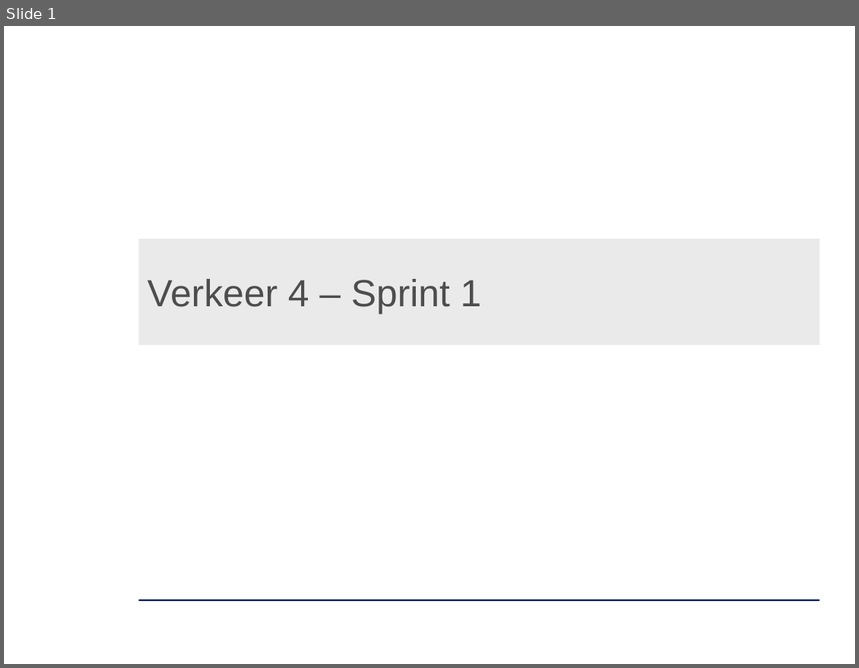
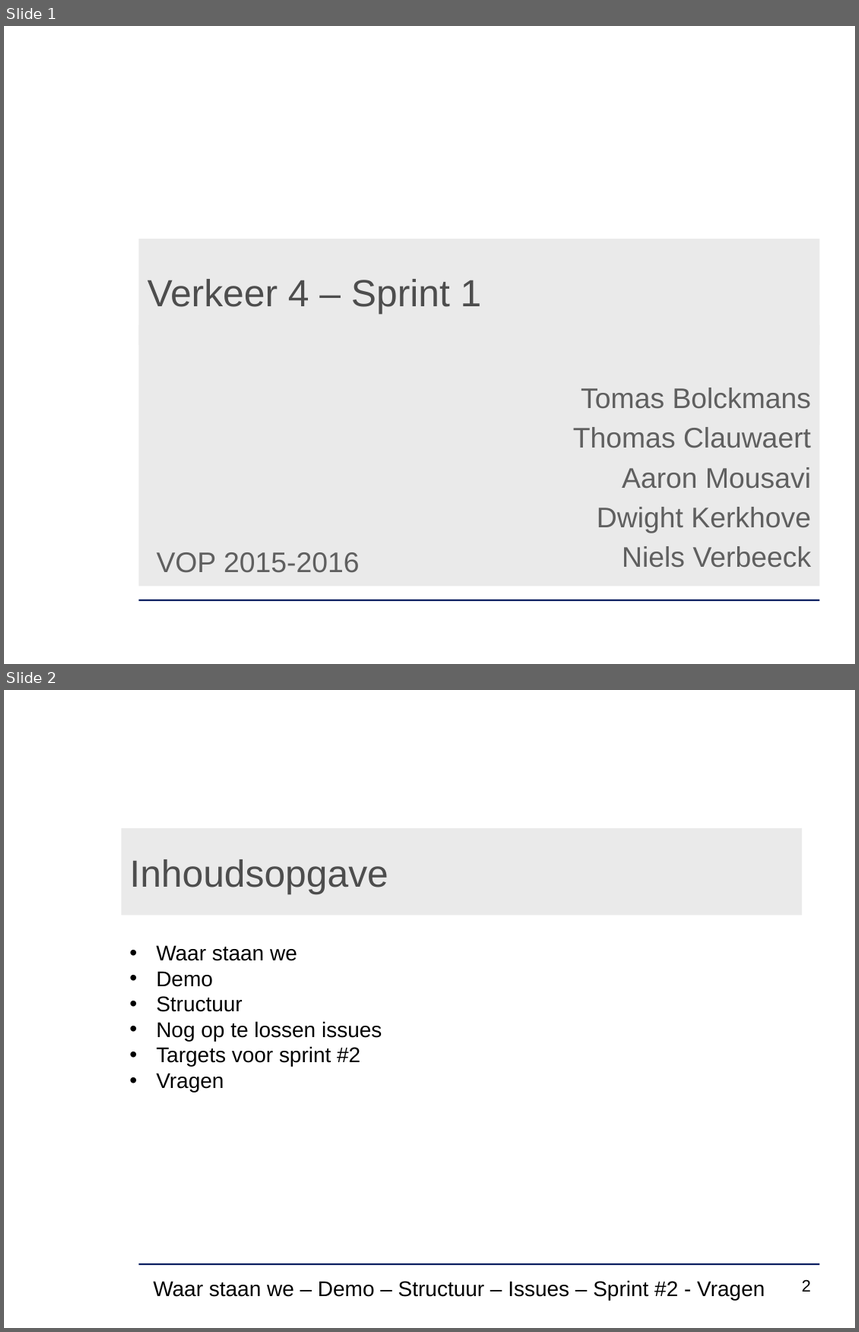
Before and after one commit to ghentlivinglab/Traffic-Travel-Time-Analyzer-4, a slide deck: Analyse/sprint1presentatie.pptx. Shown one above the other, each under a label of ours: slide 1 before the commit, slides 1 and 2 after it. The pictures are 859x668 and 859x1332 pixels, drawn with LibreOffice and Linux fonts; fonts in the diff are those of the drawing; background and template pictures are left out. Boxes give left, top, right and bottom in pixels: in the first picture for what was removed or moved away, otherwise in the second. Text is boxed around its words. In the diff, an @@ line names an element or a change of style, - is before the commit and + after.

Commit message:
update presentatie sprint 1

```diff
--- a/Analyse/sprint1presentatie.pptx
+++ b/Analyse/sprint1presentatie.pptx
@@ slide 2 added at <box>4,690,855,1328</box>, background #FFFFFF; not listed: 1 template element that a slide beside it also shows @@
@@ title added at <box>122,828,803,915</box>, fill #EAEAEA, 32 pt, text #4D4D4D @@
+Inhoudsopgave
@@ text added at <box>156,945,382,1092</box>, 18 pt, text #000000 @@
+• Waar staan we
+• Demo
+• Structuur
+• Nog op te lossen issues
+• Targets voor sprint #2
+• Vragen
@@ text added at <box>153,1280,811,1300</box>, 18 pt, text #000000 @@
+Waar staan we – Demo – Structuur – Issues – Sprint #2 - Vragen
@@ page number added at <box>655,1281,678,1296</box>, 14 pt, text #000000 @@
+2
@@ slide 1 changed as well @@
@@ subtitle added at <box>139,325,819,586</box>, fill #EAEAEA, 24 pt, text #5F5F5F @@
+Tomas Bolckmans
+Thomas Clauwaert
+Aaron Mousavi
+Dwight Kerkhove
+Niels Verbeeck
@@ text added at <box>157,553,360,573</box>, 24 pt, text #5F5F5F @@
+VOP 2015-2016
```
Also in this commit, not shown: 11 other slides changed, 6 other slides added, 3 slides removed.
